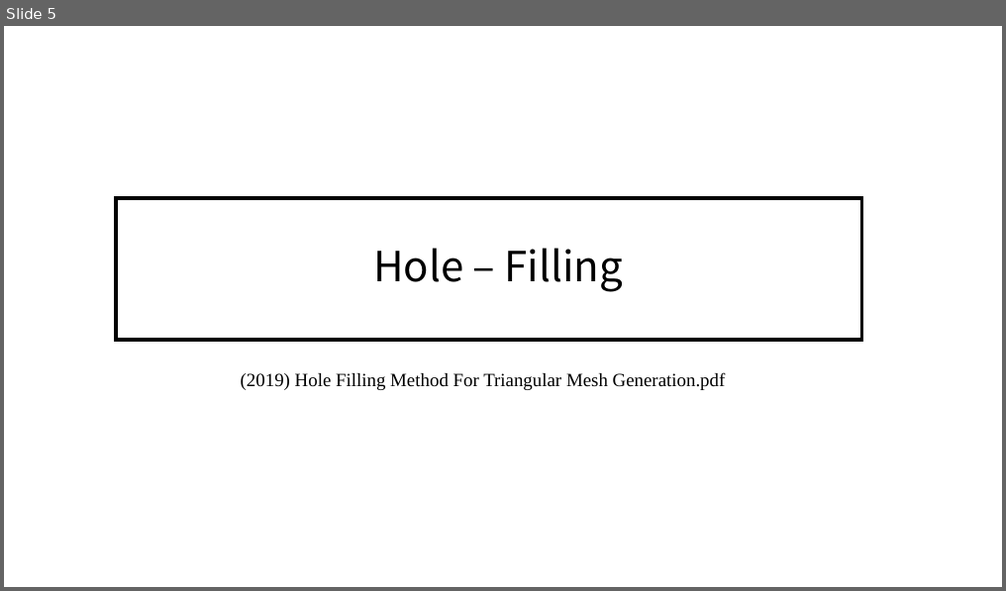
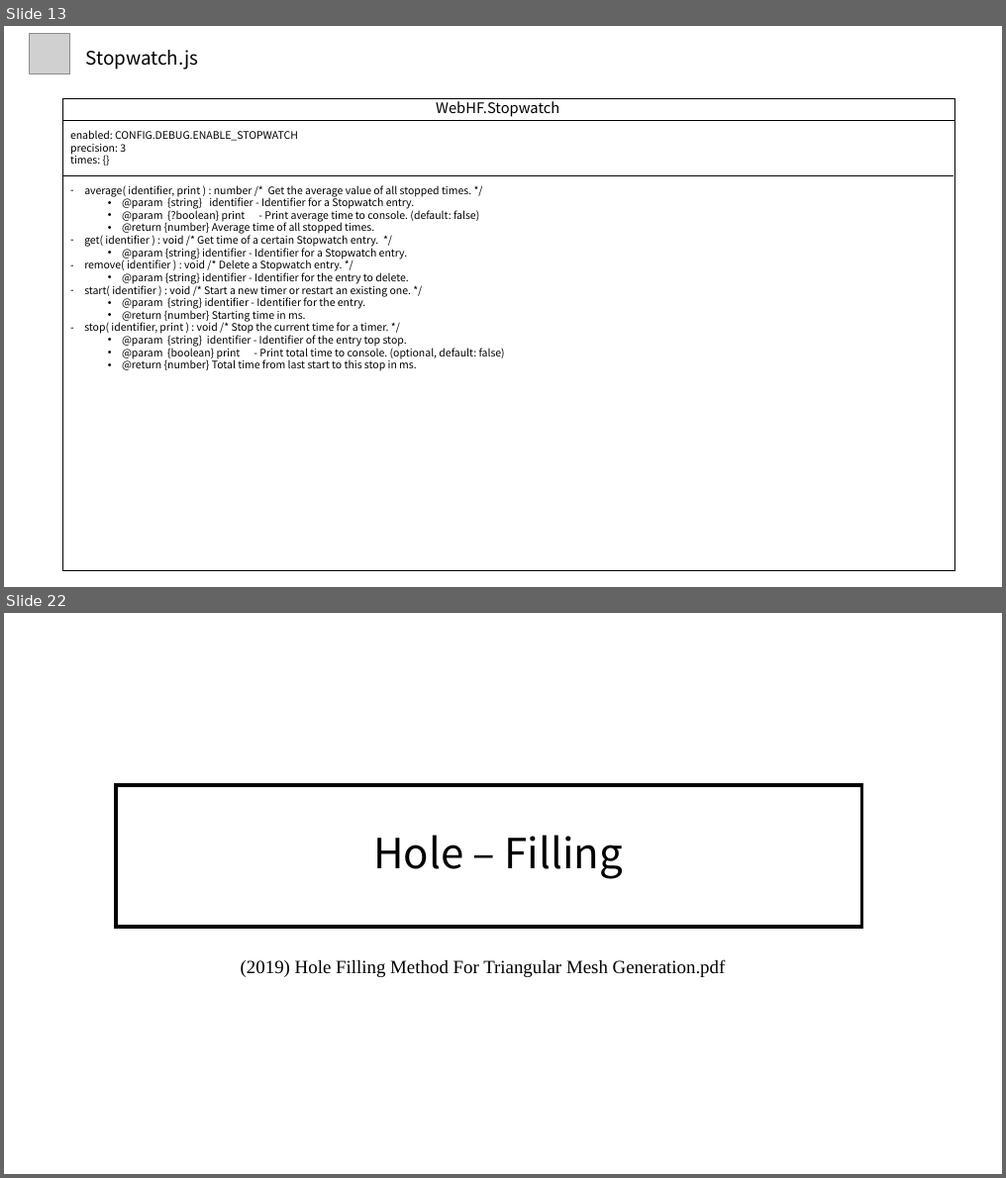
Before and after one commit to alexchun78/threeJS-holeFilling, a slide deck: (코드분석) WebGL Hole Filling.pptx. Shown one above the other, each under a label of ours: slide 5 before the commit, slides 13 and 22 after it; the slides between them are not shown. The pictures are 1006x591 and 1006x1178 pixels, drawn with LibreOffice and Linux fonts; fonts in the diff are those of the drawing; grey boxes stand for pictures. Boxes give left, top, right and bottom in pixels: in the first picture for what was removed or moved away, otherwise in the second. Text is boxed around its words. In the diff, an @@ line names an element or a change of style, - is before the commit and + after.

```diff
--- a/(코드분석) WebGL Hole Filling.pptx
+++ b/(코드분석) WebGL Hole Filling.pptx
@@ slide 13 added at [4,26,1002,587], background #FFFFFF @@
@@ picture added at [30,34,70,74] @@
@@ text added at [86,50,199,70], 18 pt, text #000000 @@
+Stopwatch.js
@@ rectangle added at [63,98,954,571], outline #000000 0.5 pt @@
@@ text added at [436,98,559,117], 14 pt, text #000000 @@
+WebHF.Stopwatch
@@ line added from (63, 121) to (954, 121), #000000 0.5 pt @@
@@ text added at [70,130,298,164], 10 pt, text #000000 @@
+enabled: CONFIG.DEBUG.ENABLE_STOPWATCH
+precision: 3
+times: {}
@@ line added from (63, 175) to (954, 175), #000000 0.5 pt @@
@@ text added at [84,185,505,372], 10 pt, text #000000 @@
+– average( identifier, print ) : number /* Get the average value of all stopped times. */
+  • @param {string} identifier - Identifier for a Stopwatch entry.
+  • @param {?boolean} print - Print average time to console. (default: false)
+  • @return {number} Average time of all stopped times.
+– get( identifier ) : void /* Get time of a certain Stopwatch entry. */
+  • @param {string} identifier - Identifier for a Stopwatch entry.
+– remove( identifier ) : void /* Delete a Stopwatch entry. */
+  • @param {string} identifier - Identifier for the entry to delete.
+– start( identifier ) : void /* Start a new timer or restart an existing one. */
+  • @param {string} identifier - Identifier for the entry.
+  • @return {number} Starting time in ms.
+– stop( identifier, print ) : void /* Stop the current time for a timer. */
+  • @param {string} identifier - Identifier of the entry top stop.
+  • @param {boolean} print - Print total time to console. (optional, default: false)
+  • @return {number} Total time from last start to this stop in ms.
@@ what was slide 5 is now slide 22 @@
```
Also in this commit, not shown: 2 slides changed, 16 other slides added, 2 other files.
